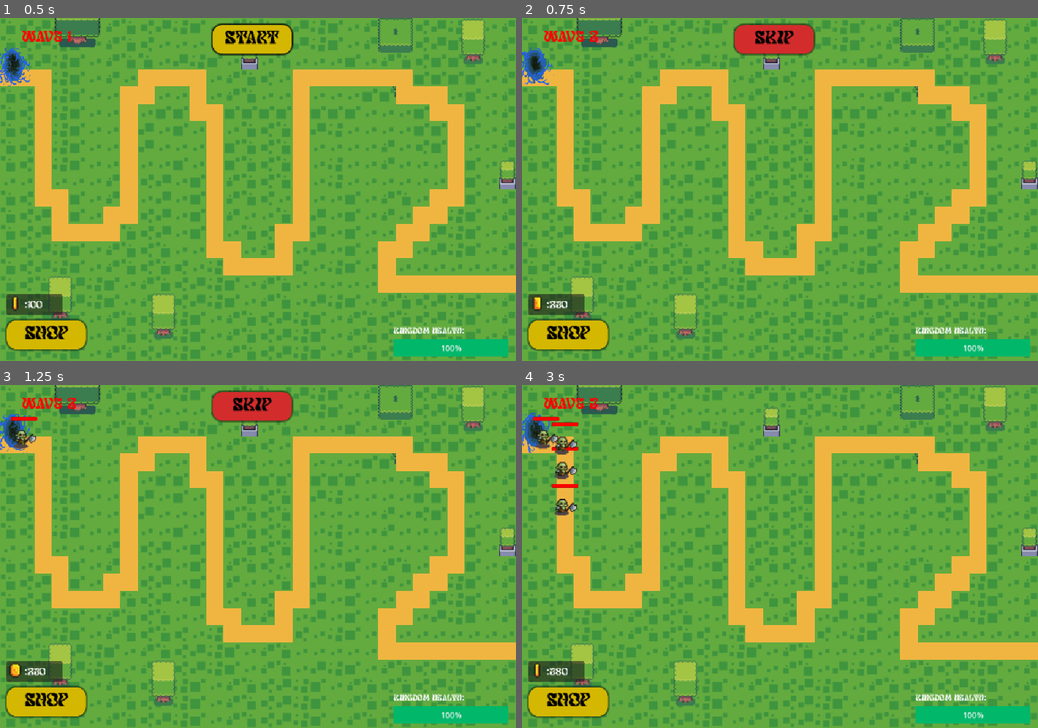
Above: before the commit, frames 1-4 (two rows, left to right).
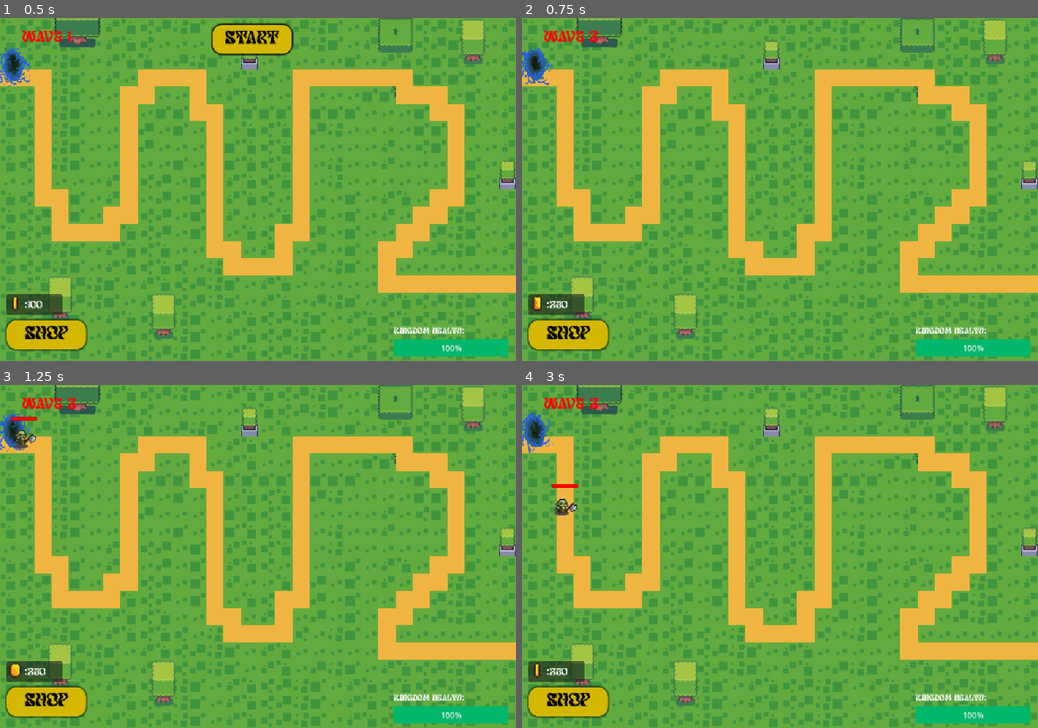
Above: after the commit, the same moments.

Repository: NNKD-Kevin/tower-defense
Game: Godot game, scene res://scenes/main.tscn
Same seed, same stepped clock (60 frames per second), same inputs: the game is played once before the commit and once after it.
Inputs (mouse positions are in pixels of both pictures, inside the frame that each line leads up to):
- Up to frame 1 (0.5 s): no input
- Up to frame 2 (0.75 s): click "Start" at 0.5 s
- Up to frame 3 (1.25 s): no input
- Up to frame 4 (3 s): click (774, 405) at 1.25 s, where only the run before the commit has a clickable "Skip"; click "Shop" at 2 s; tap Enter at 2.75 s; move the mouse to (893, 539) at 2.77 s; press the mouse at (893, 539) at 2.78 s; hold Right from 2.78 s (still down)

Frame 1 is identical in both runs. In frame 2, 1.5% of the frame differs, in the area x 40-57%, y 1-12%; in frame 3, 1.5%; in frame 4, 0.7%.

Commit message:
Smal fix the skip button

Diff:
--- a/tower-defense/scripts/game_control.gd
+++ b/tower-defense/scripts/game_control.gd
@@ -53,7 +53,7 @@
 	add_child(e)
 func _process(delta: float) -> void:
 	health_bar.value=Global.health
-	if wave_timer.time_left<25:
+	if wave_timer.time_left<20:
 		skip_button.visible=true
 	wave_count.text='Wave '+str(Global.wave)
 	coin_count.text=':'+str(Global.coins)
@@ -67,7 +67,7 @@
 
 func _on_start_pressed() -> void:
 	start.visible=false
-	skip_button.visible=true
+	skip_button.visible=false
 	skip_wave()
 
 
@@ -140,4 +140,4 @@
 func _on_skip_button_pressed() -> void:
 	if skip_button.visible:
 		skip_wave()
-		skip_button.visible=false
+	skip_button.visible=false
